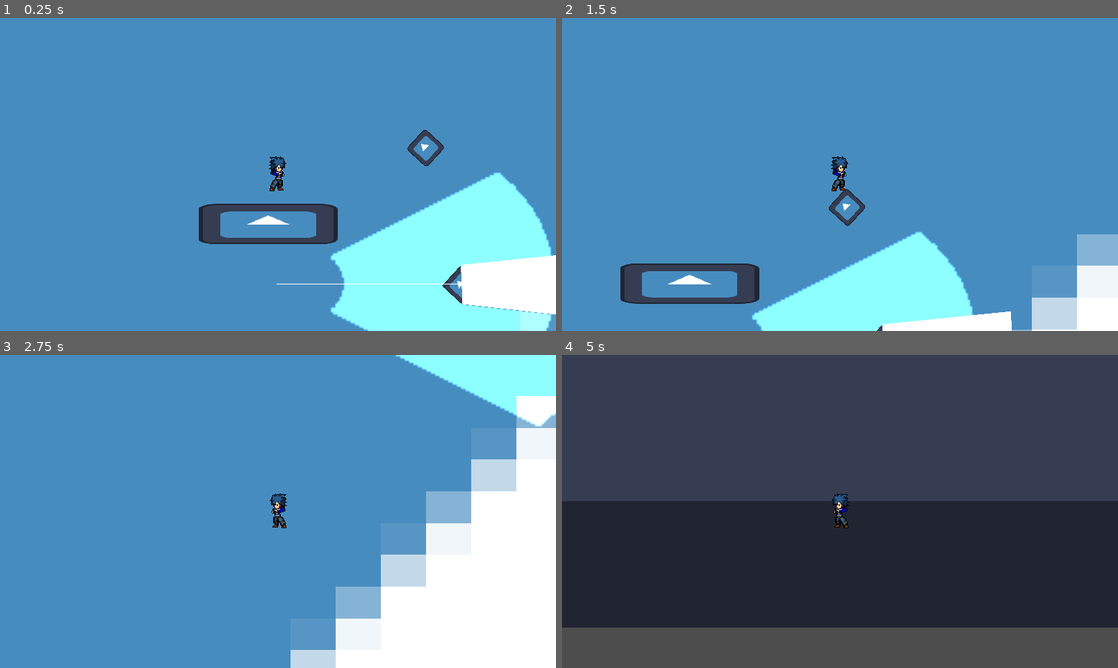
Above: before the commit, frames 1-4 (two rows, left to right).
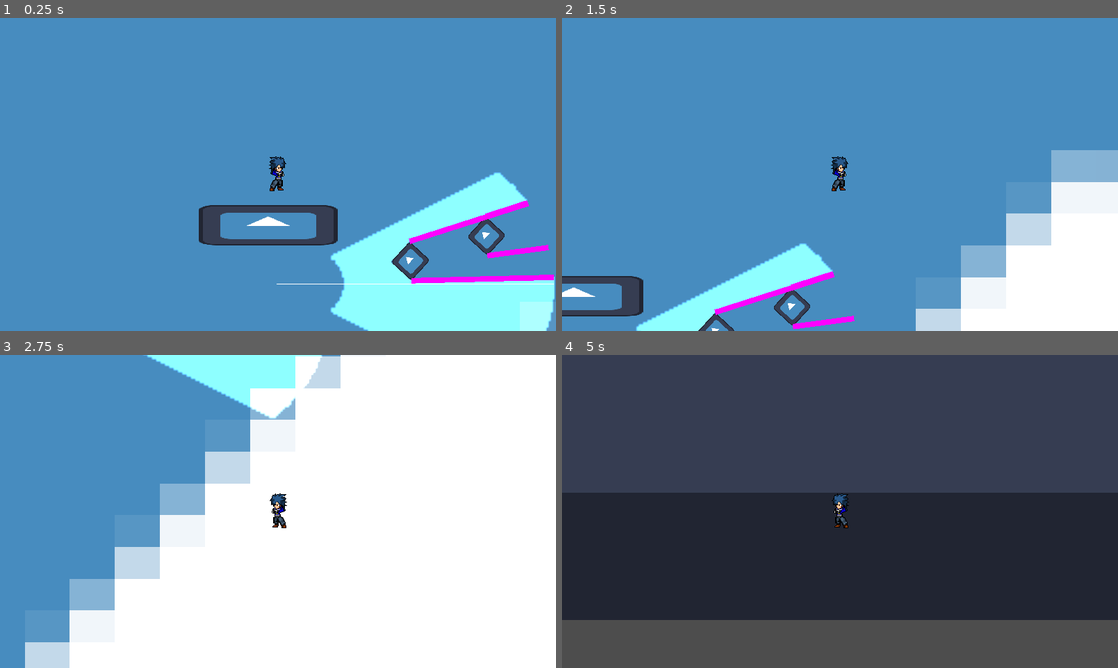
Above: after the commit, the same moments.

Repository: ChunchoMetalero/CC5408-Taller-de-Diseno-y-Desarrollo-de-Videojuegos
Game: Godot game, scene res://Linterna Profe/Luces v2.tscn
Same seed, same stepped clock (60 frames per second), same inputs: the game is played once before the commit and once after it. This scene is started directly instead of the project's main scene. The engine's default icon, where the game draws it, is replaced by a stand-in: a white triangle on a blue panel in a dark square.
Inputs:
- Up to frame 1 (0.25 s): no input
- Up to frame 2 (1.5 s): hold D (right) from 0.53 s (still down); tap Q (drop) at 0.6 s; tap W (jump) at 0.77 s; tap E (lantern) at 1.35 s
- Up to frame 3 (2.75 s): tap W (jump) at 1.52 s; release D (right) at 2.03 s; hold A (left) from 2.03 s (still down); hold Space (light) from 2.03 s (still down)
- Up to frame 4 (5 s): release A (left) at 2.78 s; release Space (light) at 2.78 s; hold D (right) 2.78-4.28 s; tap Q (drop) at 2.85 s; tap W (jump) at 3.02, 3.77, 4.52 s; tap E (lantern) at 3.6 s; tap Enter at 4.25 s; hold A (left) from 4.28 s (still down); tap Space (light) at 4.35 s

The runs differ from the first frame. In frame 1, 7.8% of the frame differs, in the area x 35-100%, y 35-95%; in frame 2, 23%; in frame 3, 55%, in the area x 4-100%, y 0-100%; in frame 4, 5.1%.
Error in both runs: Cannot call method 'get_overlapping_bodies' on a null value. (res://scenes/Elementos/Player.gd:27)

Commit message:
Reimplementación de la linterna de forma teorica

Diff:
--- a/Linterna Profe/Luces v2.tscn
+++ b/Linterna Profe/Luces v2.tscn
@@ -17,7 +17,7 @@
 metadata/_edit_lock_ = true
 
 [node name="Box" parent="." instance=ExtResource("3_i04nc")]
-position = Vector2(255, 141)
+position = Vector2(208, 119)
 rotation = -0.829031
 scale = Vector2(0.2, 0.2)
 
@@ -30,7 +30,7 @@
 scale = Vector2(0.7, 0.7)
 
 [node name="Piso" type="StaticBody2D" parent="."]
-position = Vector2(77, 85)
+position = Vector2(77, 86)
 metadata/_edit_group_ = true
 
 [node name="CollisionShape2D" type="CollisionShape2D" parent="Piso"]
@@ -42,6 +42,6 @@
 texture = ExtResource("1_qgk0m")
 
 [node name="Box2" parent="." instance=ExtResource("3_i04nc")]
-position = Vector2(222, 15)
+position = Vector2(278, 96)
 rotation = -0.829031
 scale = Vector2(0.2, 0.2)
--- a/Linterna Profe/box.gd
+++ b/Linterna Profe/box.gd
@@ -1,18 +1,15 @@
 class_name Box
 extends StaticBody2D
 
-
 @onready var vertices: Node2D = $Vertices
-@onready var box: StaticBody2D = $"."
-
 @onready var test_line_a: Line2D = $TestLineA
 @onready var test_line_b: Line2D = $TestLineB
-@onready var colision_sombra: CollisionPolygon2D = $Sombra/ColisionSombra
-@onready var sombra_visible: Polygon2D = $Sombra/SombraVisible
+var shadow_enabled: bool
 
 func _ready() -> void:
 	test_line_a.top_level = true
 	test_line_b.top_level = true
+	shadow_enabled = false
 
 
 func get_vertices() -> Array[Vector2]:
@@ -20,20 +17,55 @@
 	result.assign(vertices.get_children().map(func(v: Marker2D): return v.global_position))
 	return result
 
-func create_collision(center: Vector2, vertex_a: Vector2, vertex_b: Vector2) -> void:
-	var center_local = box.to_local(center)
-	var vertex_a_local = box.to_local(vertex_a)
-	var vertex_b_local = box.to_local(vertex_b)
-	var vertices_detectados = [vertex_a_local,vertex_b_local]
-	var paquete_vertices = PackedVector2Array()
-	paquete_vertices.append(vertex_a_local)
-	var largo_luz = 256
-	for vertice in vertices_detectados:
-		var direccion = vertice - center_local
-		var distancia = direccion.length()
-		direccion = direccion.normalized()
-		var puntoProyectado = vertice - direccion * (255 - distancia)# Proyecta siempre a una distancia de 255
-		paquete_vertices.append(puntoProyectado)
-	paquete_vertices.append(vertex_b_local)
-	colision_sombra.polygon = paquete_vertices
-	sombra_visible.polygon = paquete_vertices
+func create_collision(center: Vector2, vertex_a: Vector2, vertex_b: Vector2,segmentos: Array) -> void:
+	test_line_a.clear_points()
+	var direction_A = center.direction_to(vertex_a).normalized()
+	var duplex_A = get_length_shadow(vertex_a, direction_A ,segmentos,"Sup")
+	test_line_a.add_point(duplex_A[0])
+	test_line_a.add_point(duplex_A[1])
+	test_line_b.clear_points()
+	var direction_B = center.direction_to(vertex_b).normalized()
+	var duplex_B = get_length_shadow(vertex_b, direction_B ,segmentos,"Bot")
+	test_line_b.add_point(duplex_B[0])
+	test_line_b.add_point(duplex_B[1])
+
+
+func get_length_shadow(from_to: Vector2, direction: Vector2,segmentos:Array,tipo:String):
+	var vertices: Array[Vector2] = []
+	for segment in segmentos:
+		var start_segment = segment[0]
+		var end_segment = segment[1]
+		var to_a = from_to + direction * 200
+		var intersect = Geometry2D.segment_intersects_segment(from_to,to_a,start_segment,end_segment)
+		if (intersect != null):
+			vertices.append(from_to)
+			vertices.append(intersect)
+			return vertices
+	if tipo == "Bot":
+		direction = direction.rotated(-PI/2)
+		for segment in segmentos:
+			var start_segment = segment[0]
+			var end_segment = segment[1]
+			var to_a = from_to + direction * 50
+			var intersect = Geometry2D.segment_intersects_segment(from_to,to_a,start_segment,end_segment)
+			if (intersect != null):
+				var result = [intersect,start_segment]
+				return result
+	if tipo == "Sup":
+		direction = direction.rotated(PI/2)
+		for segment in segmentos:
+			var start_segment = segment[0]
+			var end_segment = segment[1]
+			var to_a = from_to + direction * 50
+			var intersect = Geometry2D.segment_intersects_segment(from_to,to_a,start_segment,end_segment)
+			if (intersect != null):
+				var result = [intersect,end_segment]
+				return result
+	var result = [from_to,from_to]
+	return result
+
+
+
+func delete_collision() ->void:
+	test_line_a.clear_points()
+	test_line_b.clear_points()
--- a/Linterna Profe/box.tscn
+++ b/Linterna Profe/box.tscn
@@ -36,11 +36,11 @@
 [node name="Marker2D4" type="Marker2D" parent="Vertices"]
 position = Vector2(-64, 64)
 
-[node name="TestLineA" type="Line2D" parent="."]
+[node name="TestLineB" type="Line2D" parent="."]
 width = 5.0
 default_color = Color(1, 0, 1, 1)
 
-[node name="TestLineB" type="Line2D" parent="."]
+[node name="TestLineA" type="Line2D" parent="."]
 width = 5.0
 default_color = Color(1, 0, 1, 1)
 
--- a/Linterna Profe/luz.gd
+++ b/Linterna Profe/luz.gd
@@ -1,20 +1,34 @@
 extends PointLight2D
 
 
-@onready var debug_line: Line2D = $DebugLine
+@onready var area_2d: Area2D = $Area2D
+@onready var collision_area: CollisionPolygon2D = $Area2D/CollisionPolygon2D
 
+var boxes: Array[Box]
+var perimeter_segments
 const TOLERANCE = 0.1
-@onready var area_2d: Area2D = $Area2D
-var boxes: Array[Box]
+
 
 func _ready() -> void:
 	area_2d.body_entered.connect(_on_body_entered)
 	area_2d.body_exited.connect(_on_body_exited)
+	var paquete_vertices = collision_area.get_polygon()
+	var num_segmentos = paquete_vertices.size()
+	perimeter_segments = []
+	for i in range(num_segmentos):
+		var point_a = paquete_vertices[i] + global_position
+		point_a = point_a
+		var point_b
+		if i == num_segmentos - 1:
+			point_b = paquete_vertices[0] + global_position
+		else:
+			point_b = paquete_vertices[i+1] + global_position
+		point_b = point_b
+		perimeter_segments.append([point_a, point_b])
+
 
 
 func _physics_process(delta: float) -> void:
-	debug_line.clear_points()
-
 	for box in boxes:
 		var vertices = box.get_vertices()
 		var non_occluded_vertices: Array[Vector2] = []
@@ -32,7 +46,7 @@
 		var y_axis = x_axis.rotated(PI/2)
 		var t = Transform2D(x_axis, y_axis, box.global_position)
 		if non_occluded_vertices.size() < 2:
-			continue
+			box.delete_collision()
 		var top_vertex_ty = 0
 		var bottom_vertex_ty = 0
 		var top_vertex
@@ -47,17 +61,23 @@
 				bottom_vertex_ty = t_position.y
 				bottom_vertex = vertex
 		if top_vertex and bottom_vertex:
-			box.create_collision(global_position, top_vertex, bottom_vertex)
-#			debug_line.add_point(top_vertex - global_position)
-#			debug_line.add_point(bottom_vertex - global_position)
+			box.create_collision(global_position, top_vertex, bottom_vertex,perimeter_segments)
 
 
 
+func _input(event: InputEvent) -> void:
+	if event.is_action_pressed("Imprimir"):
+		print(boxes)
 
 func _on_body_entered(body: Node) -> void:
-	var box = body as Box
-	if box:
-		boxes.push_back(box)
+	if body is Box:
+		boxes.append(body)
+		body.shadow_enabled = true
+		print("AAAA")
 
 func _on_body_exited(body: Node) -> void:
-	boxes.erase(body)
+	if body is Box:
+		print("BBB")
+		boxes.erase(body)
+		body.shadow_enabled = false
+		body.delete_collision()
--- a/Linterna Profe/luz.tscn
+++ b/Linterna Profe/luz.tscn
@@ -4,7 +4,7 @@
 [ext_resource type="Script" path="res://Linterna Profe/luz.gd" id="2_7ck37"]
 [ext_resource type="Texture2D" uid="uid://b3qlppn3kw1mc" path="res://icon.svg" id="3_2so02"]
 
-[node name="Luz" type="PointLight2D"]
+[node name="Lantern" type="PointLight2D"]
 shadow_enabled = true
 texture = ExtResource("1_ie7dx")
 texture_scale = 2.0
@@ -13,6 +13,7 @@
 [node name="Area2D" type="Area2D" parent="."]
 
 [node name="CollisionPolygon2D" type="CollisionPolygon2D" parent="Area2D"]
+position = Vector2(2, -1)
 polygon = PackedVector2Array(50, -26, 204, -103, 229, -78, 246, -50, 255, -14, 255, 15, 246, 50, 227, 81, 204, 103, 49, 26, 62, -1)
 
 [node name="Cono" type="Sprite2D" parent="."]
@@ -28,3 +29,9 @@
 width = 1.0
 
 [node name="DebugLine" type="Line2D" parent="."]
+
+[node name="TopMarker" type="Marker2D" parent="."]
+position = Vector2(206, -103)
+
+[node name="BottomMarker" type="Marker2D" parent="."]
+position = Vector2(206, 102)
--- /dev/null
+++ b/scenes/Elementos/Area2D.gd
@@ -0,0 +1,18 @@
+extends Area2D
+@onready var marker_2d: Marker2D = $Marker2D
+
+func _ready():
+	var space_state = get_world_2d().direct_space_state
+	var from_position = global_position
+	var to_position = marker_2d.global_position
+	var query = PhysicsRayQueryParameters2D.create(from_position, to_position)
+	var result = space_state.intersect_ray(query)
+
+	if result:
+		# Hubo una colisión
+		var collision_point = result.position
+		var collided_object = result.collider
+		print("Colisión con:", collided_object, " en posición:", collision_point)
+	else:
+		# No hubo colisión
+		print("No hubo colisión")
--- /dev/null
+++ b/scenes/Elementos/Prueba.tscn
@@ -0,0 +1,23 @@
+[gd_scene load_steps=3 format=3 uid="uid://cebv5tsxrs84i"]
+
+[ext_resource type="Script" path="res://scenes/Elementos/Area2D.gd" id="1_6dadw"]
+
+[sub_resource type="CircleShape2D" id="CircleShape2D_buco7"]
+
+[node name="Prueba" type="Node2D"]
+
+[node name="Area2D" type="Area2D" parent="."]
+script = ExtResource("1_6dadw")
+
+[node name="CollisionPolygon2D" type="CollisionPolygon2D" parent="Area2D"]
+polygon = PackedVector2Array(0, 0, 54, -31, 72, 0, 56, 27)
+
+[node name="Marker2D" type="Marker2D" parent="Area2D"]
+position = Vector2(54, -31)
+
+[node name="StaticBody2D" type="StaticBody2D" parent="."]
+position = Vector2(24, -21)
+metadata/_edit_group_ = true
+
+[node name="CollisionShape2D" type="CollisionShape2D" parent="StaticBody2D"]
+shape = SubResource("CircleShape2D_buco7")
